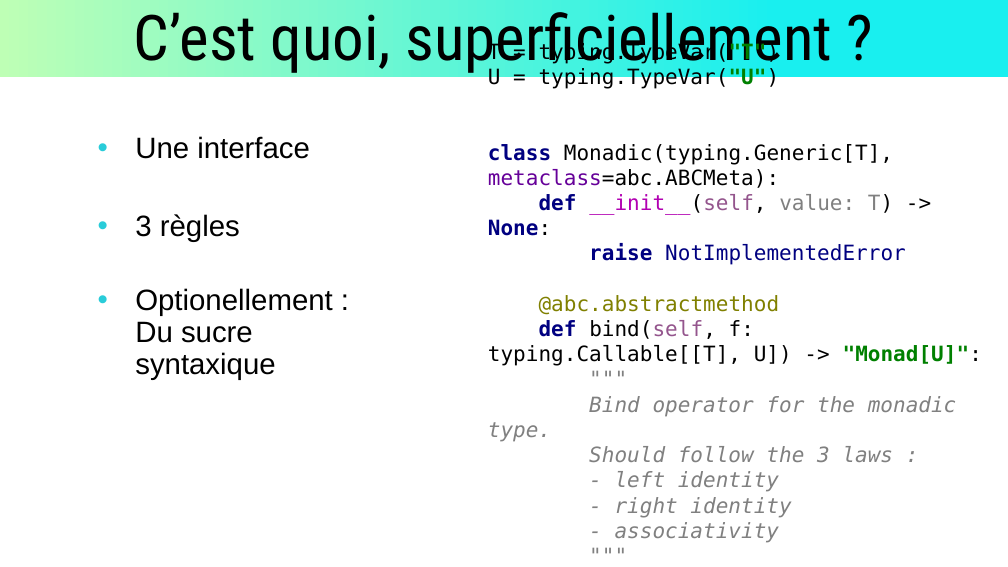
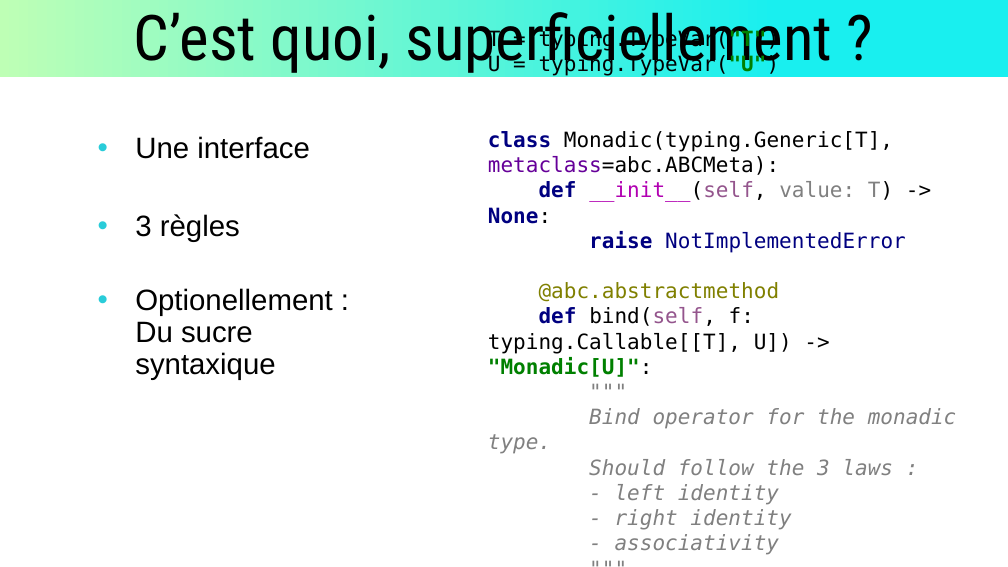
Before and after one commit to Lenormju/lenormand-julien.fr, a slide deck: slide 15 of www/talks/Kaizen Talk 2024-05 Monades.pptx. Drawn at 1008x567 pixels with LibreOffice and Linux fonts; fonts in the diff are those of the drawing; background and template pictures are left out. Boxes give left, top, right and bottom in pixels: in the first picture for what was removed or moved away, otherwise in the second. Text is boxed around its words. In the diff, an @@ line names an element or a change of style, - is before the commit and + after.

```diff
--- a/www/talks/Kaizen Talk 2024-05 Monades.pptx
+++ b/www/talks/Kaizen Talk 2024-05 Monades.pptx
@@ text at [488, 29, 957, 555]: text changed @@
-T = typing.TypeVar("T")
-U = typing.TypeVar("U")
-class Monadic(typing.Generic[T], metaclass=abc.ABCMeta):
-def __init__(self, value: T) -> None:
-raise NotImplementedError
-@abc.abstractmethod
-def bind(self, f: typing.Callable[[T], U]) -> "Monad[U]":
-"""
-Bind operator for the monadic type.
-Should follow the 3 laws :
-- left identity
-- right identity
-- associativity
-"""
-raise NotImplementedError
+T = typing.TypeVar("T")
+U = typing.TypeVar("U")
+class Monadic(typing.Generic[T], metaclass=abc.ABCMeta):
+def __init__(self, value: T) -> None:
+raise NotImplementedError
+@abc.abstractmethod
+def bind(self, f: typing.Callable[[T], U]) -> "Monadic[U]":
+"""
+Bind operator for the monadic type.
+Should follow the 3 laws :
+- left identity
+- right identity
+- associativity
+"""
+raise NotImplementedError
```
Also in this commit, not shown: 3 other slides changed, 5 other files.
